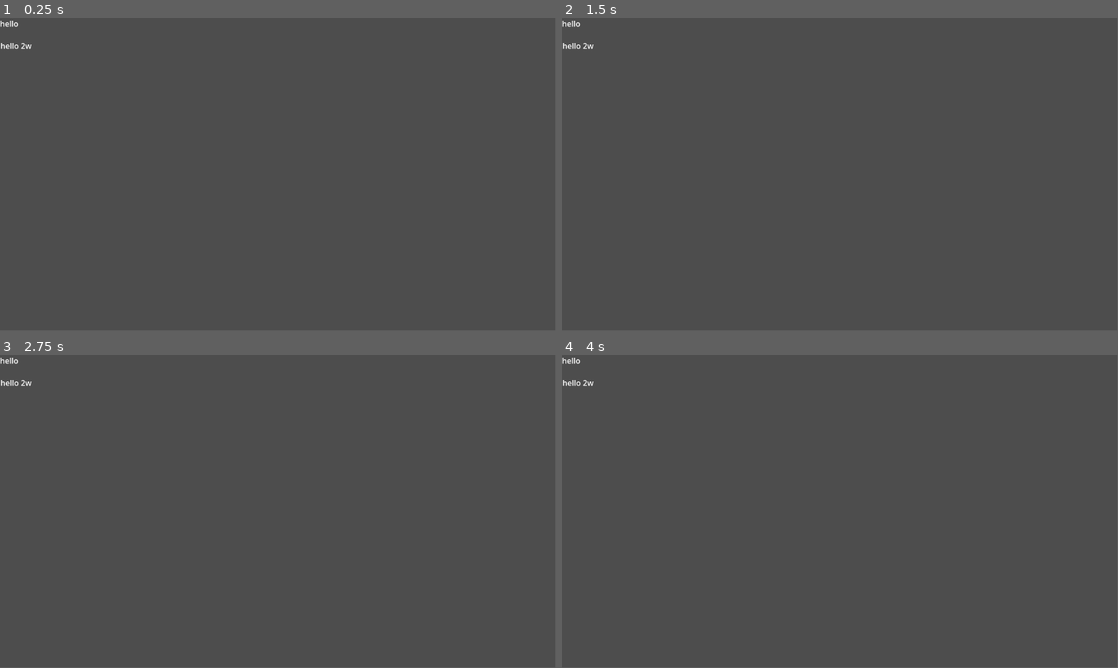
Above: before the commit, frames 1-4 (two rows, left to right).
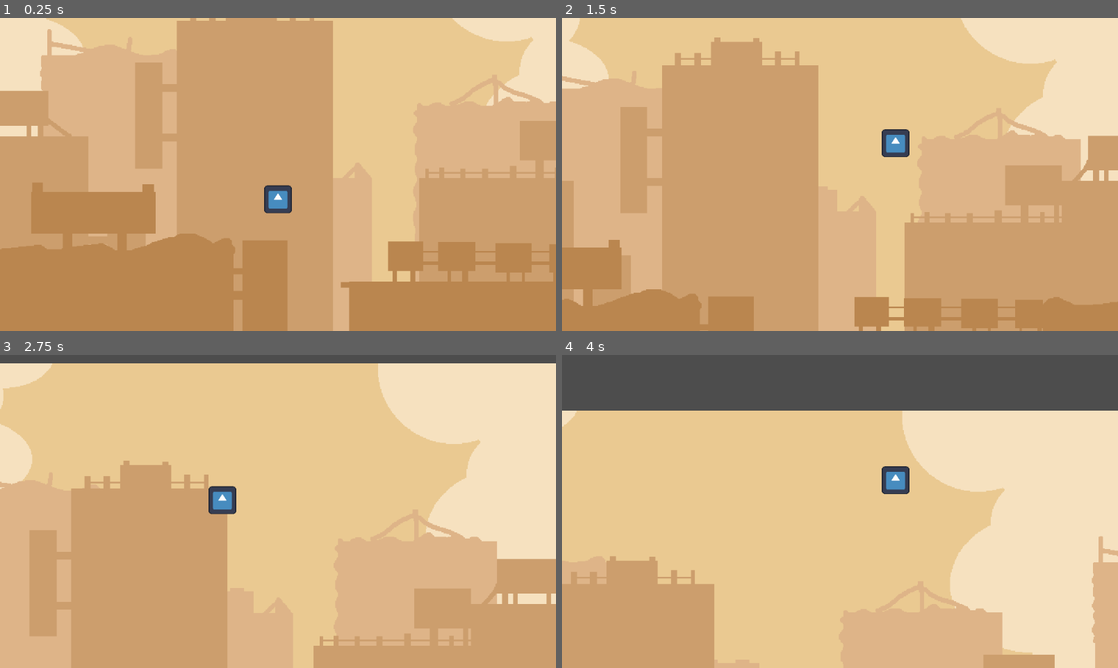
Above: after the commit, the same moments.

Repository: kkktttaaa/test
Game: Godot game, scene res://scenes/node_2d.tscn
Same seed, same stepped clock (60 frames per second), same inputs: the game is played once before the commit and once after it. Before the commit the project has no main scene; this scene is started directly in both runs. The engine's default icon, where the game draws it, is replaced by a stand-in: a white triangle on a blue panel in a dark square.
Inputs:
- Up to frame 1 (0.25 s): no input
- Up to frame 2 (1.5 s): tap Enter (ui_accept) at 0.5, 0.6, 0.77, 1.07, 1.35 s; hold Right (ui_right) from 0.53 s (still down)
- Up to frame 3 (2.75 s): tap Enter (ui_accept) at 1.52, 1.82, 2.1 s; release Right (ui_right) at 2.03 s; hold Left (ui_left) from 2.03 s (still down)
- Up to frame 4 (4 s): release Left (ui_left) at 2.78 s; hold Right (ui_right) from 2.78 s (still down); tap Enter (ui_accept) at 2.85, 3.02, 3.32, 3.6, 3.77 s
The window is 799x449 before the commit and 800x450 after it. Grey fills any space a smaller window leaves; there, only what the larger window draws over its background counts as a difference.

The runs differ from the first frame. In frame 1, 100% of the frame differs, in the area x 0-100%, y 0-100%; in frame 2, 100%; in frame 3, 97%; in frame 4, 82%.

Commit message:
add
player,parallar

Diff:
--- a/project.godot
+++ b/project.godot
@@ -11,5 +11,18 @@
 [application]
 
 config/name="test_github"
+run/main_scene="uid://cctvafq20vegr"
 config/features=PackedStringArray("4.4", "Forward Plus")
 config/icon="res://icon.svg"
+
+[display]
+
+window/size/viewport_width=640
+window/size/viewport_height=360
+window/size/window_width_override=1920
+window/size/window_height_override=1080
+window/stretch/mode="canvas_items"
+
+[rendering]
+
+textures/canvas_textures/default_texture_filter=0
--- a/scenes/node_2d.tscn
+++ b/scenes/node_2d.tscn
@@ -1,15 +1,74 @@
-[gd_scene format=3 uid="uid://cctvafq20vegr"]
+[gd_scene load_steps=9 format=3 uid="uid://cctvafq20vegr"]
 
-[node name="Node2D" type="Node2D"]
+[ext_resource type="Texture2D" uid="uid://ji72heqn2stt" path="res://art/parallax1.png" id="1_04qyp"]
+[ext_resource type="Texture2D" uid="uid://616rmlfe5x63" path="res://art/parallax2.png" id="2_j7wrs"]
+[ext_resource type="Texture2D" uid="uid://bntx2pvja8c51" path="res://art/parallax3.png" id="3_fws66"]
+[ext_resource type="Texture2D" uid="uid://pnh0x80ksgxf" path="res://art/parallax4.png" id="4_hh0fu"]
+[ext_resource type="Texture2D" uid="uid://dgkcx3utows4d" path="res://icon.svg" id="5_3m5ht"]
+[ext_resource type="Script" uid="uid://271cvmc7fnij" path="res://scripts/player.gd" id="5_j7wrs"]
 
-[node name="Label" type="Label" parent="."]
-offset_right = 40.0
-offset_bottom = 23.0
-text = "hello"
+[sub_resource type="RectangleShape2D" id="RectangleShape2D_dubn7"]
+size = Vector2(32, 32)
 
-[node name="Label2" type="Label" parent="."]
-offset_left = 1.0
-offset_top = 46.0
-offset_right = 66.0
-offset_bottom = 69.0
-text = "hello 2w"
+[sub_resource type="RectangleShape2D" id="RectangleShape2D_fws66"]
+size = Vector2(4406, 24)
+
+[node name="World" type="Node2D"]
+
+[node name="parallar" type="Node2D" parent="."]
+
+[node name="Parallax2D" type="Parallax2D" parent="parallar"]
+scroll_scale = Vector2(0.2, 0.2)
+repeat_size = Vector2(720, 0)
+
+[node name="Sprite2D" type="Sprite2D" parent="parallar/Parallax2D"]
+position = Vector2(302, 170)
+texture = ExtResource("1_04qyp")
+
+[node name="Parallax2D2" type="Parallax2D" parent="parallar"]
+scroll_scale = Vector2(0.3, 0.3)
+repeat_size = Vector2(720, 0)
+
+[node name="Sprite2D" type="Sprite2D" parent="parallar/Parallax2D2"]
+position = Vector2(302, 170)
+texture = ExtResource("2_j7wrs")
+
+[node name="Parallax2D3" type="Parallax2D" parent="parallar"]
+scroll_scale = Vector2(0.4, 0.4)
+repeat_size = Vector2(720, 0)
+
+[node name="Sprite2D" type="Sprite2D" parent="parallar/Parallax2D3"]
+position = Vector2(302, 170)
+texture = ExtResource("3_fws66")
+
+[node name="Parallax2D4" type="Parallax2D" parent="parallar"]
+scroll_scale = Vector2(0.5, 0.5)
+repeat_size = Vector2(720, 0)
+
+[node name="Sprite2D" type="Sprite2D" parent="parallar/Parallax2D4"]
+position = Vector2(302, 170)
+texture = ExtResource("4_hh0fu")
+
+[node name="Player" type="CharacterBody2D" parent="."]
+position = Vector2(316, 160)
+script = ExtResource("5_j7wrs")
+
+[node name="Sprite2D" type="Sprite2D" parent="Player"]
+scale = Vector2(0.25, 0.25)
+texture = ExtResource("5_3m5ht")
+
+[node name="CollisionShape2D" type="CollisionShape2D" parent="Player"]
+shape = SubResource("RectangleShape2D_dubn7")
+
+[node name="Camera2D" type="Camera2D" parent="Player"]
+drag_horizontal_enabled = true
+drag_vertical_enabled = true
+drag_bottom_margin = 0.8
+editor_draw_drag_margin = true
+
+[node name="StaticBody2D" type="StaticBody2D" parent="."]
+position = Vector2(6, 50)
+
+[node name="CollisionShape2D" type="CollisionShape2D" parent="StaticBody2D"]
+position = Vector2(319, 297)
+shape = SubResource("RectangleShape2D_fws66")
--- /dev/null
+++ b/scripts/player.gd
@@ -0,0 +1,25 @@
+extends CharacterBody2D
+
+
+const SPEED = 300.0
+const JUMP_VELOCITY = -400.0
+
+
+func _physics_process(delta: float) -> void:
+	# Add the gravity.
+	if not is_on_floor():
+		velocity += get_gravity() * delta
+
+	# Handle jump.
+	if Input.is_action_just_pressed("ui_accept"):
+		velocity.y = JUMP_VELOCITY
+
+	# Get the input direction and handle the movement/deceleration.
+	# As good practice, you should replace UI actions with custom gameplay actions.
+	var direction := Input.get_axis("ui_left", "ui_right")
+	if direction:
+		velocity.x = direction * SPEED
+	else:
+		velocity.x = move_toward(velocity.x, 0, SPEED)
+
+	move_and_slide()
Binary file added: art/parallax1.png
Not shown, added: art/parallax1.png.import
Binary file added: art/parallax2.png
Not shown, added: art/parallax2.png.import
Binary file added: art/parallax3.png
Not shown, added: art/parallax3.png.import
Binary file added: art/parallax4.png
Not shown, added: art/parallax4.png.import
Not shown, added: scripts/player.gd.uid
